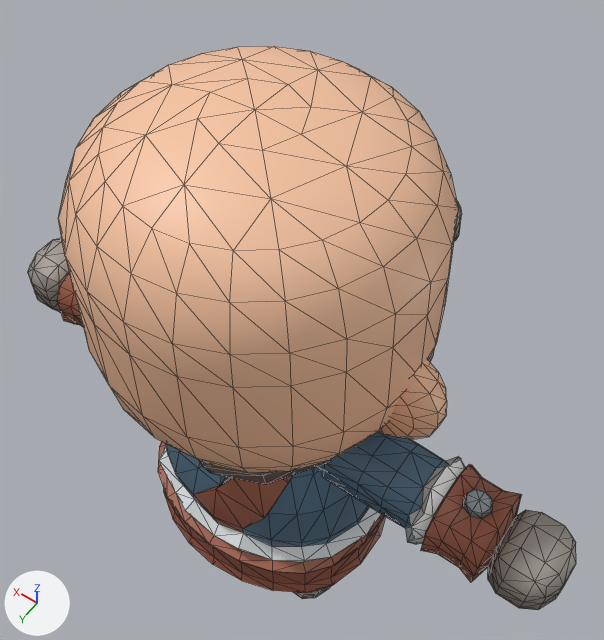
Before and after pictures for a commit that changed the glTF model cinema/public/models/male.glb.
Rendered twice from a camera (50 mm lens) standing at (-0.88, 1.07, 3.26) and looking at (0.03, -0.2, 1.26). Every picture has the same lights, and +X, +Y and +Z are marked at lower left. The older version comes first. Mesh edges are drawn as thin lines. Where no turn or scale is listed for an object, it has been applied to the vertices.

In view in the first picture: 'Barbarian_ArmLeft', 'Barbarian_ArmRight', 'Barbarian_Body', 'Barbarian_Head' and 1 more.
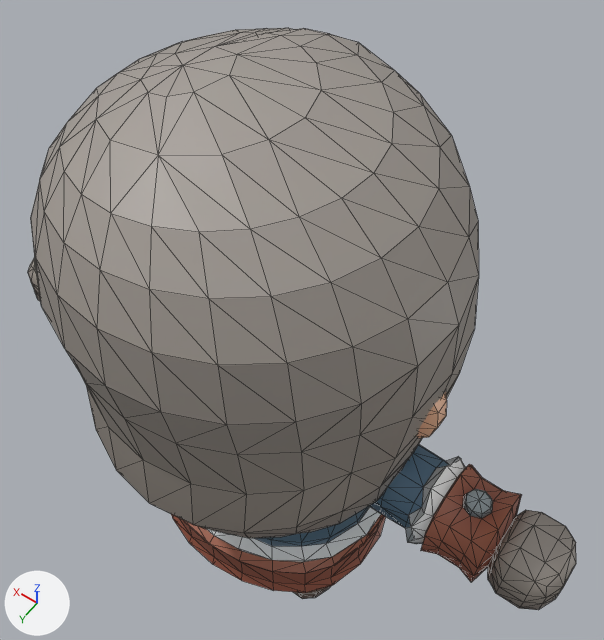
Scene script edits in JSON lines:
```json
{"op": "add", "block": "me_derivedscalphair", "code": ["me_derivedscalphair = bpy.data.meshes.new('DerivedScalpHair')", "me_derivedscalphair.from_pydata(...)  # 241 vertices, 456 faces; spans x -0.535..0.522, y -0.523..0.523, z -0.421..0.661", "me_derivedscalphair.materials.append(mat_barbarian_texture)  # picture img_barbarian_texture"]}
{"op": "add", "block": "ob_barbarian_headhair", "code": ["ob_barbarian_headhair = bpy.data.objects.new('Barbarian_HeadHair', me_derivedscalphair)", "ob_barbarian_headhair.location = (0.0, 0.003, 1.582)"]}
```

What differs and where, as boxes (x1, y1, x2, y2) in the pictures (604 x 640 px):
```json
{"object": "Barbarian_HeadHair", "change": "added", "after": [31, 28, 479, 538]}
{"object": "Barbarian_Head", "change": "unchanged, covered by the edit", "before": [58, 46, 462, 473], "after": [417, 392, 447, 438]}
{"object": "Barbarian_ArmLeft", "change": "unchanged, covered by the edit", "before": [28, 238, 83, 327], "after": [28, 257, 41, 301]}
```
